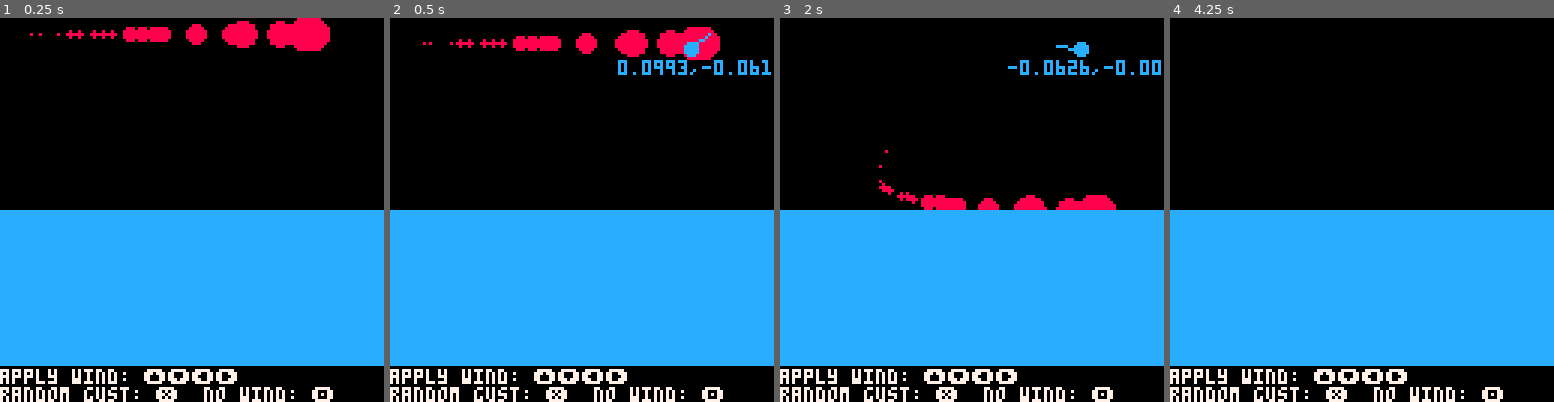
Above: before the commit, frames 1-4 (left to right).
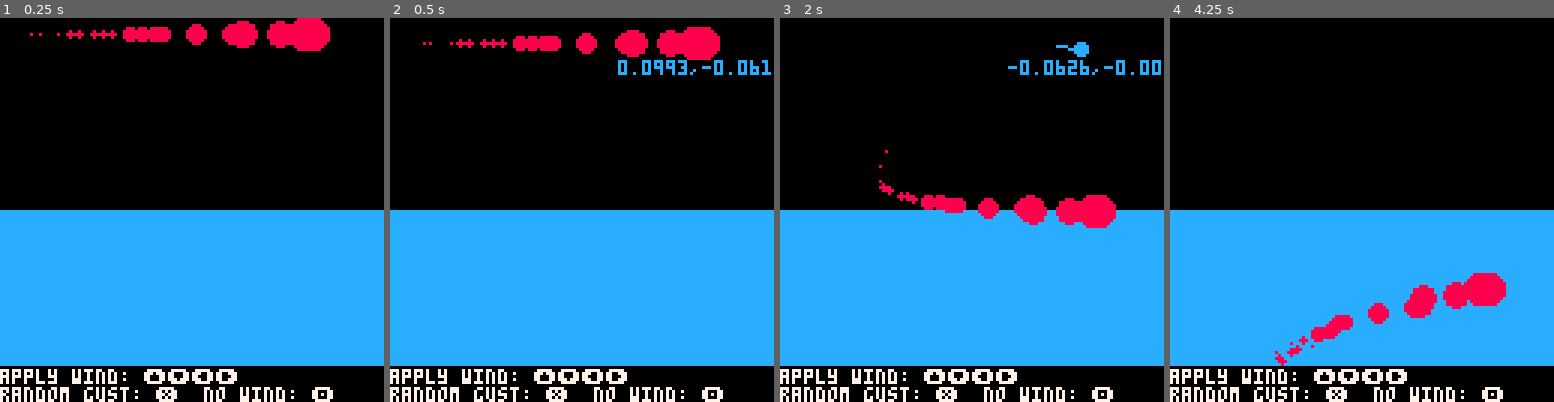
Above: after the commit, the same moments.

Repository: camerongoble/piconoc
Game: PICO-8 cartridge piconoc.p8
The game is run twice, just before and just after one commit, with the same random seed, the same clock (stepped at 60 frames per second) and the same inputs.
Inputs:
- Up to frame 1 (0.25 s): no input
- Up to frame 2 (0.5 s): tap X (X key) at 0.33 s
- Up to frame 3 (2 s): tap O (Z key) at 0.7, 1.7 s; tap X (X key) at 1.07, 1.85 s; hold Right from 1.6 s (still down)
- Up to frame 4 (4.25 s): release Right at 2.1 s; tap O (Z key) every 0.4 s from 2.1 to 4.1 s; hold Up 2.15-2.42 s; hold Right 2.47-3.03 s; tap X (X key) at 2.97, 4.08 s; hold Left 3.08-3.58 s; hold Down 3.63-3.97 s; hold Right from 4.02 s (still down)

Frame 1 is identical in both runs. In frame 2, 0.2% of the frame differs, in the area x 76-84%, y 3-11%; in frame 3, 1.0%; in frame 4, 2.5%, in the area x 27-88%, y 66-91%.

Commit message:
Drawing order bugfix: draw world state first, then entities.

Diff:
--- a/piconoc.p8
+++ b/piconoc.p8
@@ -81,8 +81,8 @@
 
 function _draw()
  cls()
+ if chapters[state].draw then chapters[state].draw() end
  draw_position(world)
- if chapters[state].draw then chapters[state].draw() end
  if debug_level then
   if debug_level == "vectors" then
    debug_velocity(world)
